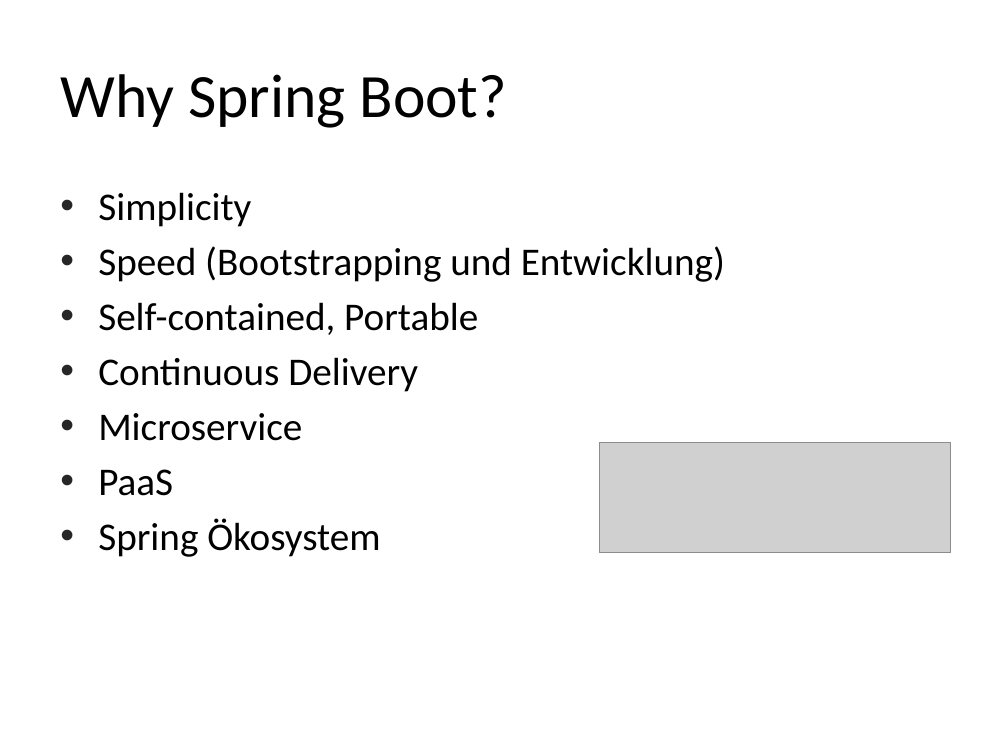
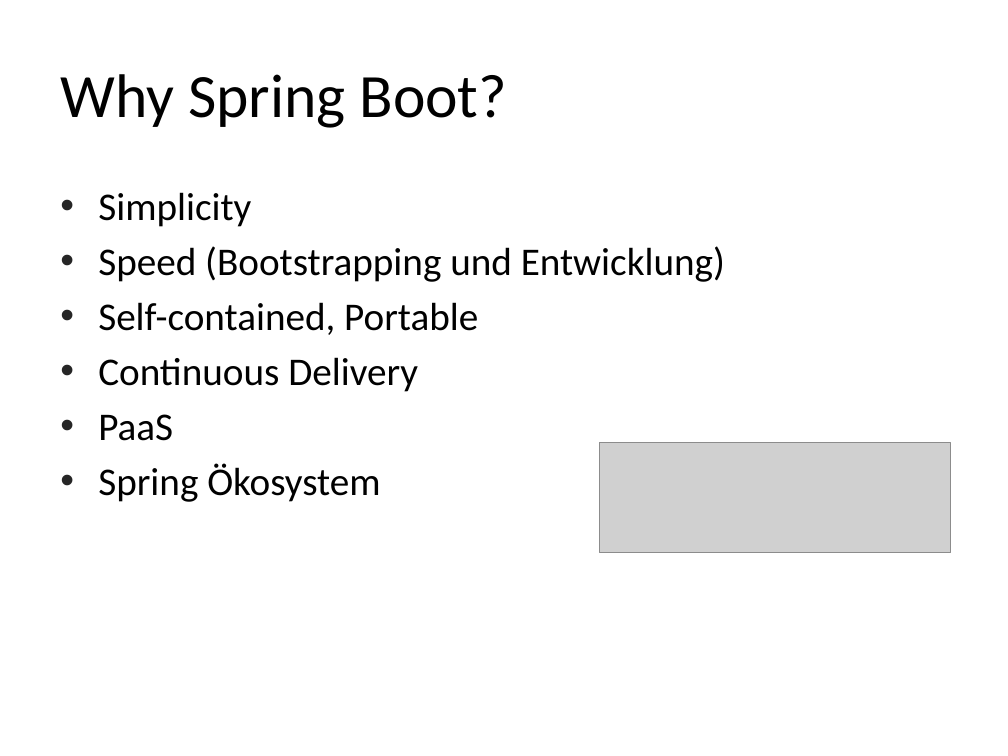
Before and after one commit to mat1/building-microservices, a slide deck: slide 17 of slides/Spring Boot.pptx. Drawn at 1008x756 pixels with LibreOffice and Linux fonts; fonts in the diff are those of the drawing; grey boxes stand for pictures; background and template pictures are left out. Boxes give left, top, right and bottom in pixels: in the first picture for what was removed or moved away, otherwise in the second. Text is boxed around its words. In the diff, an @@ line names an element or a change of style, - is before the commit and + after.

```diff
--- a/slides/Spring Boot.pptx
+++ b/slides/Spring Boot.pptx
@@ text at (98, 413, 302, 441): paragraph removed @@
-• Microservice
```
Also in this commit, not shown: 2 other files.
